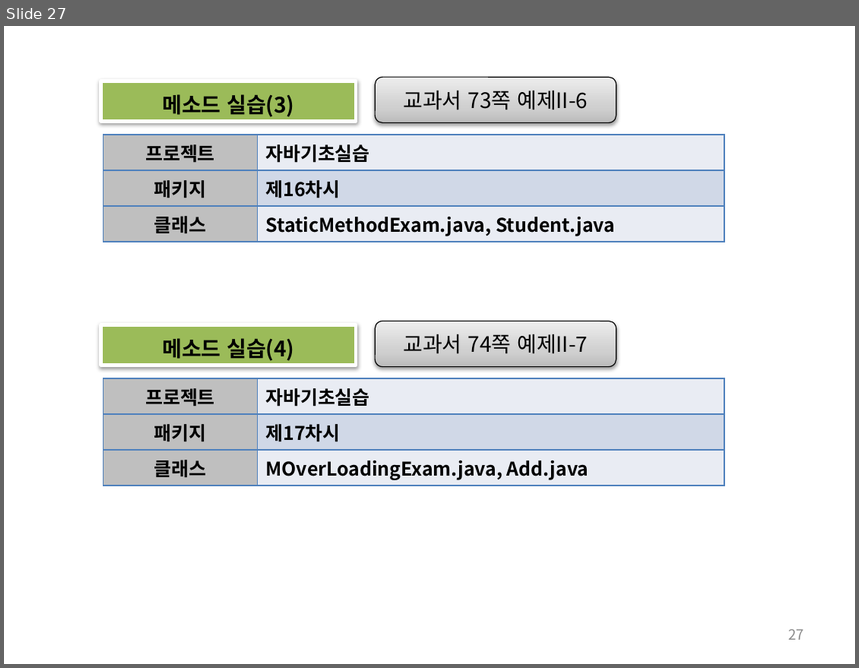
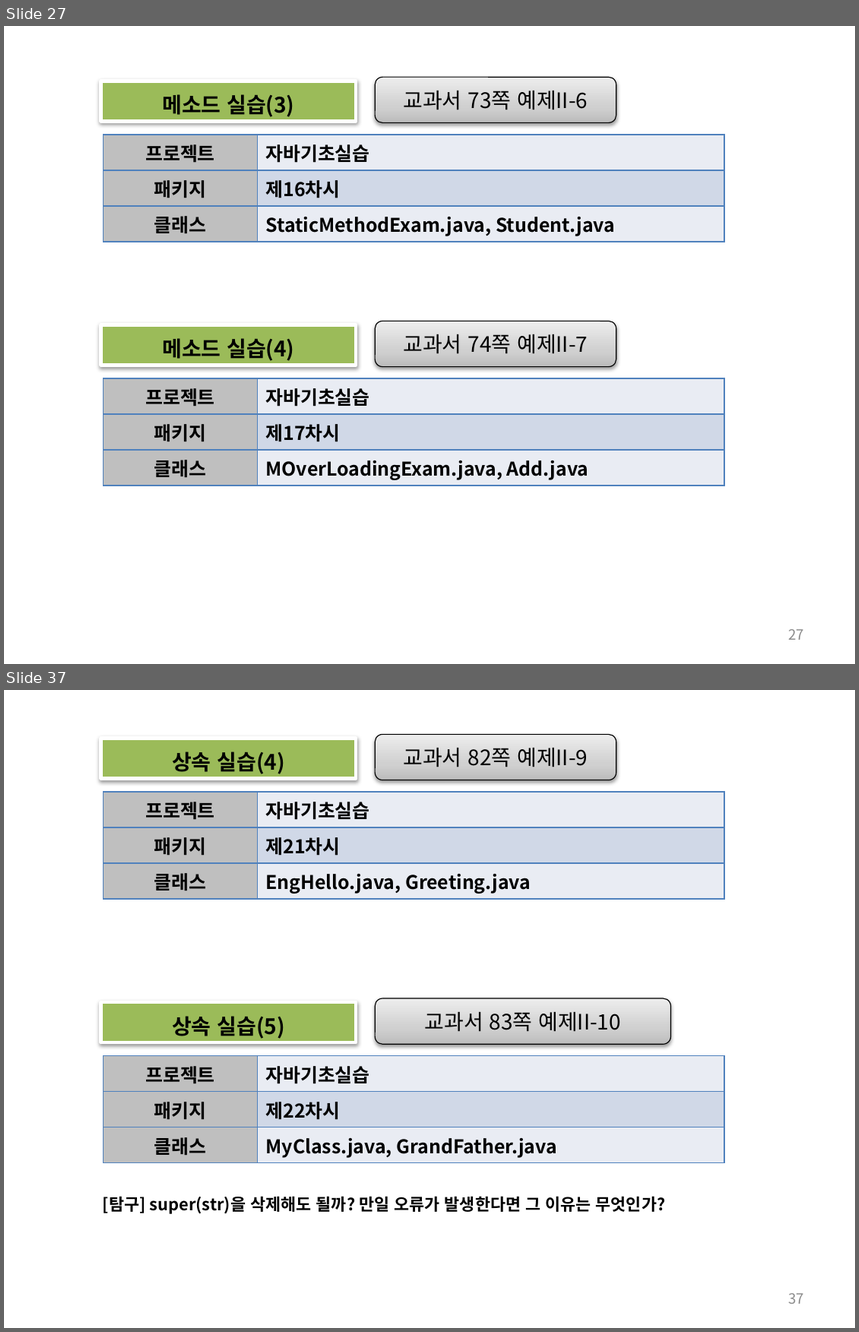
Before and after one commit to histime7/2018JavaClassroom, a slide deck: 수업자료/10_객체지향의 개요.pptx. Shown one above the other, each under a label of ours: slide 27 before the commit, slides 27 and 37 after it; the slides between them are not shown. The pictures are 859x668 and 859x1332 pixels, drawn with LibreOffice and Linux fonts; fonts in the diff are those of the drawing. Boxes give left, top, right and bottom in pixels: in the first picture for what was removed or moved away, otherwise in the second. Text is boxed around its words. In the diff, an @@ line names an element or a change of style, - is before the commit and + after.

```diff
--- a/수업자료/10_객체지향의 개요.pptx
+++ b/수업자료/10_객체지향의 개요.pptx
@@ slide 37 added at [4,690,855,1328], background #FFFFFF @@
@@ rounded rectangle added at [375,734,616,780], fill gradient #BDBDBD to #D1D1D1 to #EEEEEE, outline #000000 0.75 pt, 18 pt, text #000000 @@
+교과서 82쪽 예제II-9
@@ rectangle added at [101,739,356,778], fill #9BBB59, outline #FFFFFF 3 pt, 18 pt, text #000000, bold @@
+상속 실습(4)
@@ table added at [104,792,725,900], 3 rows, 2 columns @@
+프로젝트 | 자바기초실습
+패키지 | 제21차시
+클래스 | EngHello.java, Greeting.java
@@ rectangle added at [101,1002,356,1043], fill #9BBB59, outline #FFFFFF 3 pt, 18 pt, text #000000, bold @@
+상속 실습(5)
@@ rounded rectangle added at [375,999,671,1045], fill gradient #BDBDBD to #D1D1D1 to #EEEEEE, outline #000000 0.75 pt, 18 pt, text #000000 @@
+교과서 83쪽 예제II-10
@@ table added at [104,1056,725,1163], 3 rows, 2 columns @@
+프로젝트 | 자바기초실습
+패키지 | 제22차시
+클래스 | MyClass.java, GrandFather.java
@@ text added at [103,1196,666,1214], 14 pt, text #000000, bold @@
+[탐구] super(str)을 삭제해도 될까? 만일 오류가 발생한다면 그 이유는 무엇인가?
@@ page number added at [788,1293,804,1304], 12 pt, text #8C8C8C @@
+37
```
Also in this commit, not shown: 6 slides changed, 24 other slides added, 1 other file.
